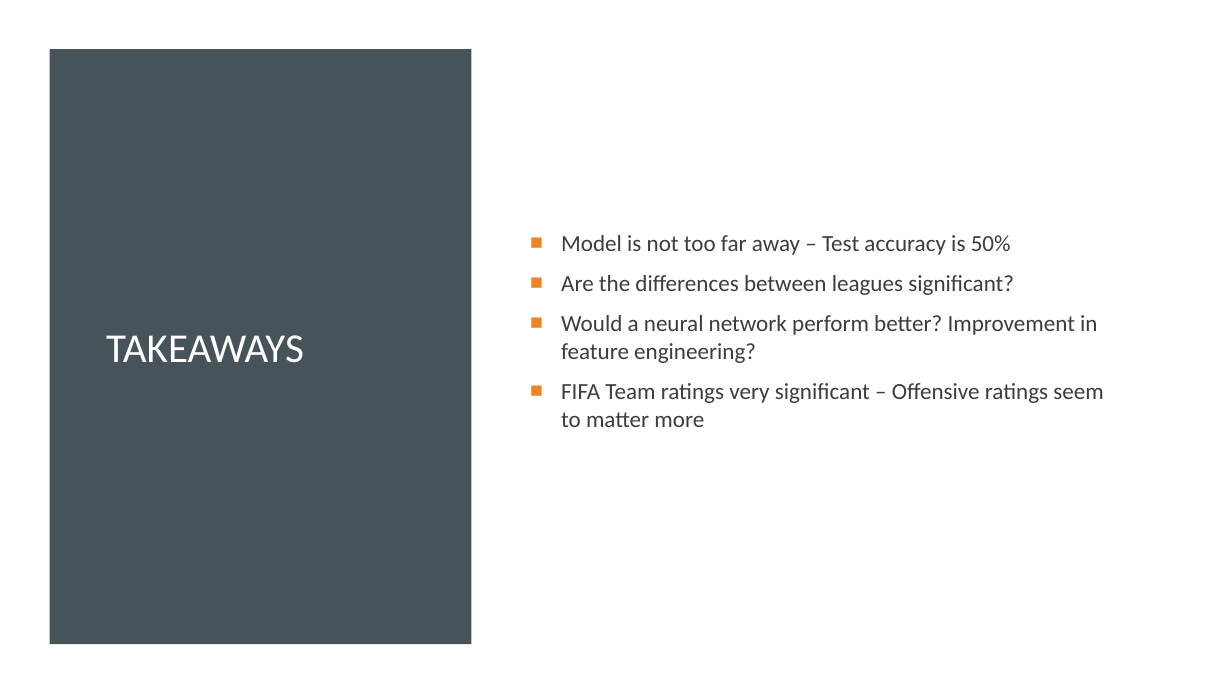
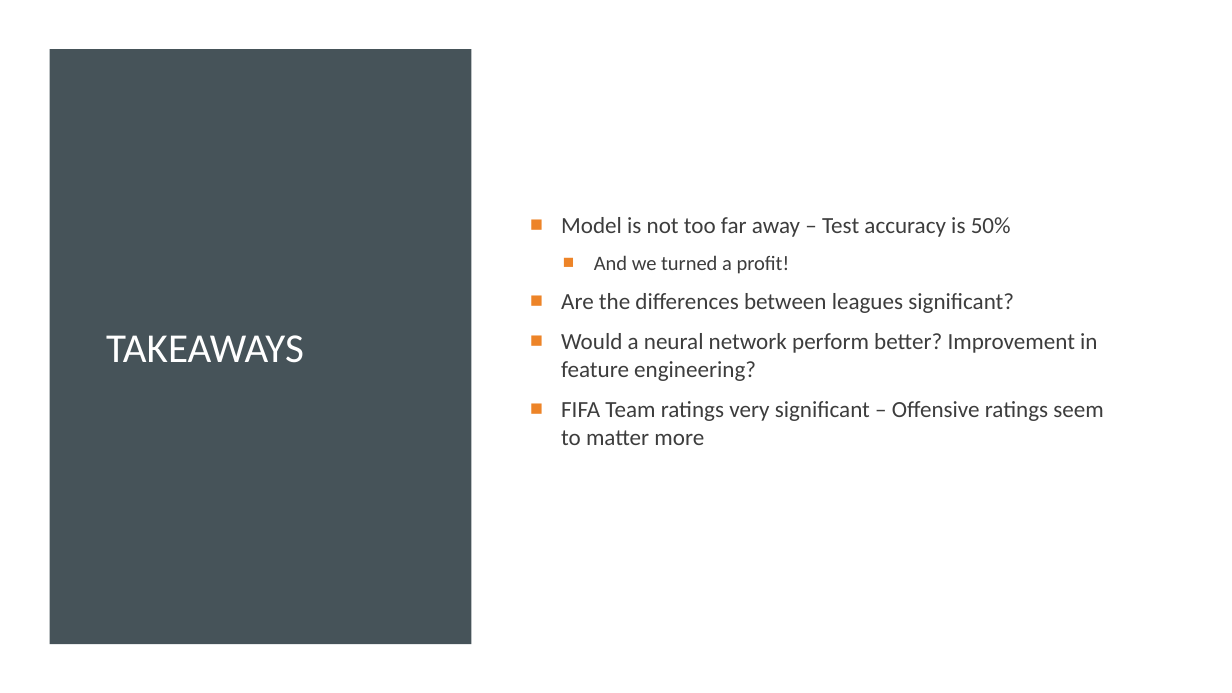
Before and after one commit to mscheriger/2020-msia423-scheriger, a slide deck: slide 5 of deliverables/European Soccer Predictions with Fifa Ratings.pptx. Drawn at 1232x693 pixels with LibreOffice and Linux fonts; fonts in the diff are those of the drawing. Boxes give left, top, right and bottom in pixels: in the first picture for what was removed or moved away, otherwise in the second. Text is boxed around its words. In the diff, an @@ line names an element or a change of style, - is before the commit and + after.

```diff
--- a/deliverables/European Soccer Predictions with Fifa Ratings.pptx
+++ b/deliverables/European Soccer Predictions with Fifa Ratings.pptx
@@ text at (x1=594, y1=255, x2=790, y2=274): paragraph added @@
+  ■ And we turned a profit!
```
Also in this commit, not shown: 1 other slide changed, 4 other files.
